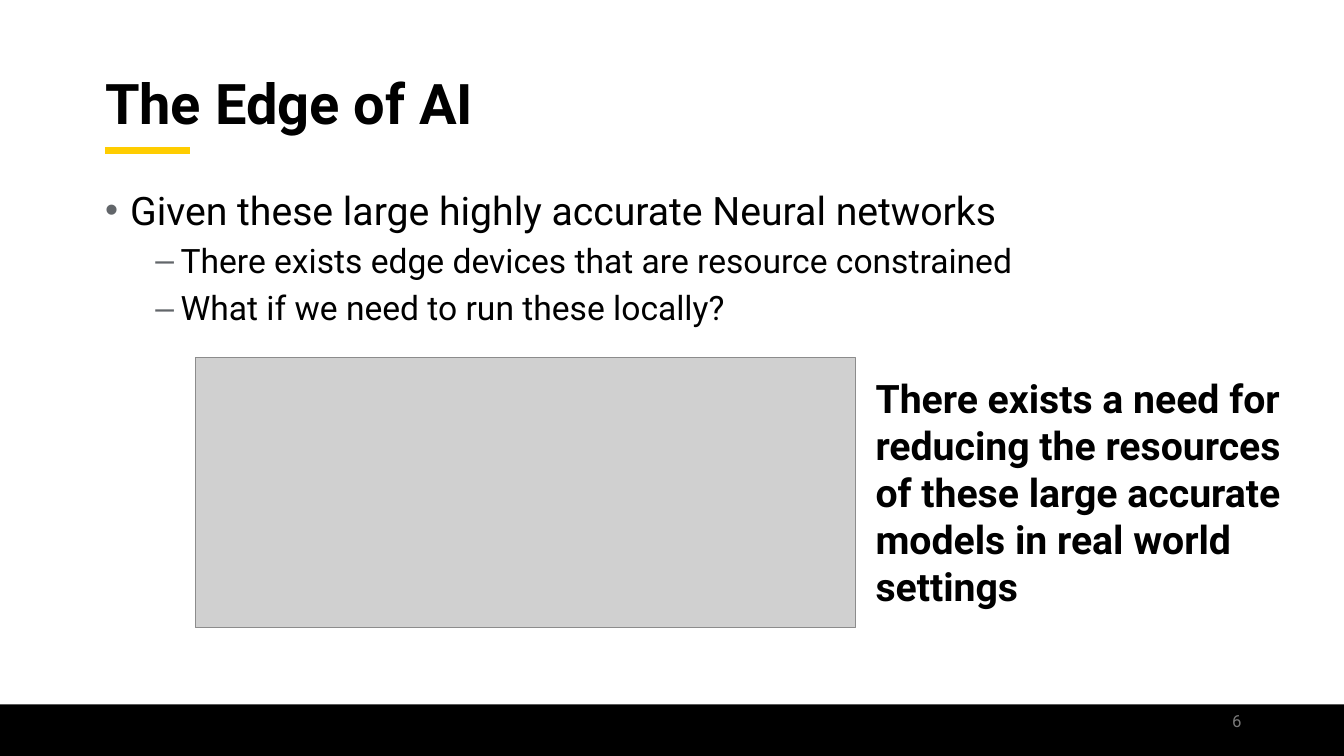
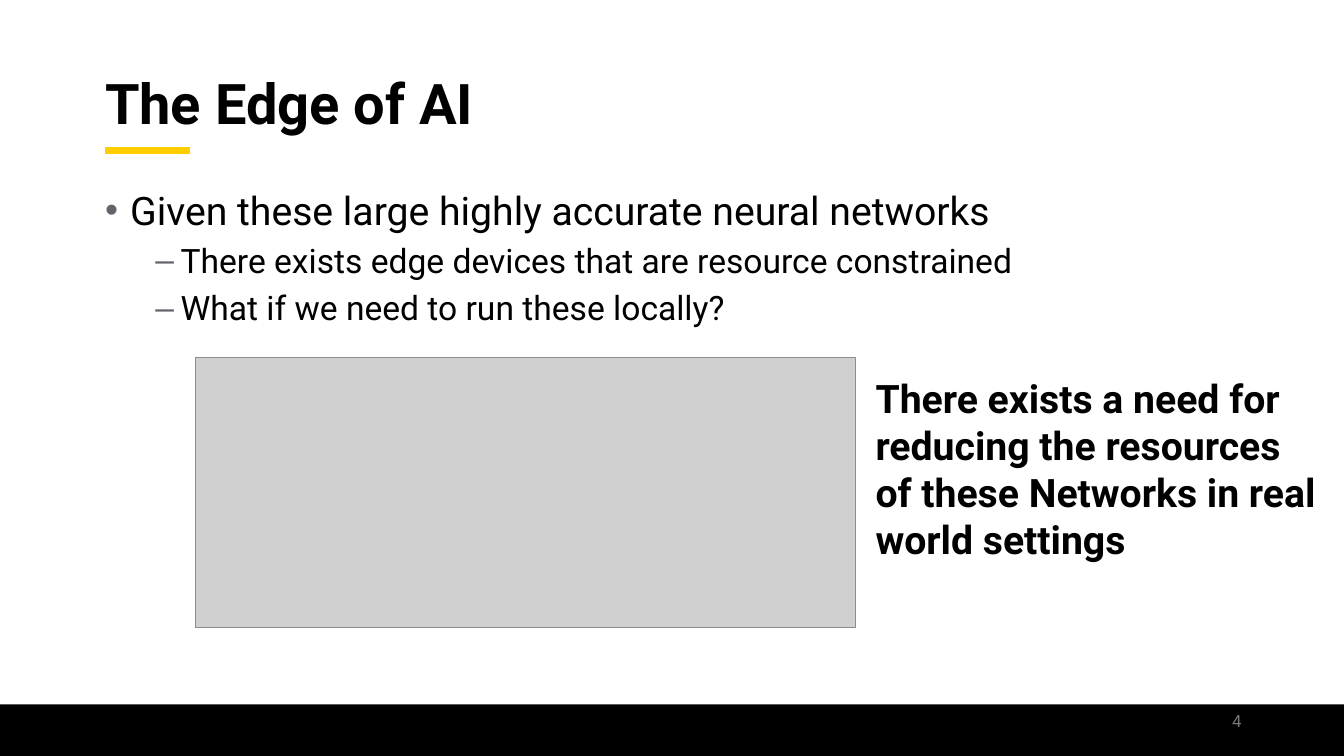
Before and after one commit to jamilgafur/Presentation, a slide deck: slide 4 of Presentation.pptx (slide 6 before the commit). Drawn at 1344x756 pixels with LibreOffice and Linux fonts; fonts in the diff are those of the drawing; grey boxes stand for pictures; background and template pictures are left out. Boxes give left, top, right and bottom in pixels: in the first picture for what was removed or moved away, otherwise in the second. Text is boxed around its words. In the diff, an @@ line names an element or a change of style, - is before the commit and + after.

```diff
--- a/Presentation.pptx
+++ b/Presentation.pptx
@@ text at box(130, 195, 989, 234): text changed @@
-• Given these large highly accurate Neural networks
+• Given these large highly accurate neural networks
@@ text at box(876, 383, 1315, 562): text changed @@
-There exists a need for reducing the resources of these large accurate models in real world settings
+There exists a need for reducing the resources of these Networks in real world settings
@@ page number at box(1232, 715, 1241, 727): text changed @@
-6
+4
```
Also in this commit, not shown: 9 other slides changed, 7 slides added, 9 slides removed.
